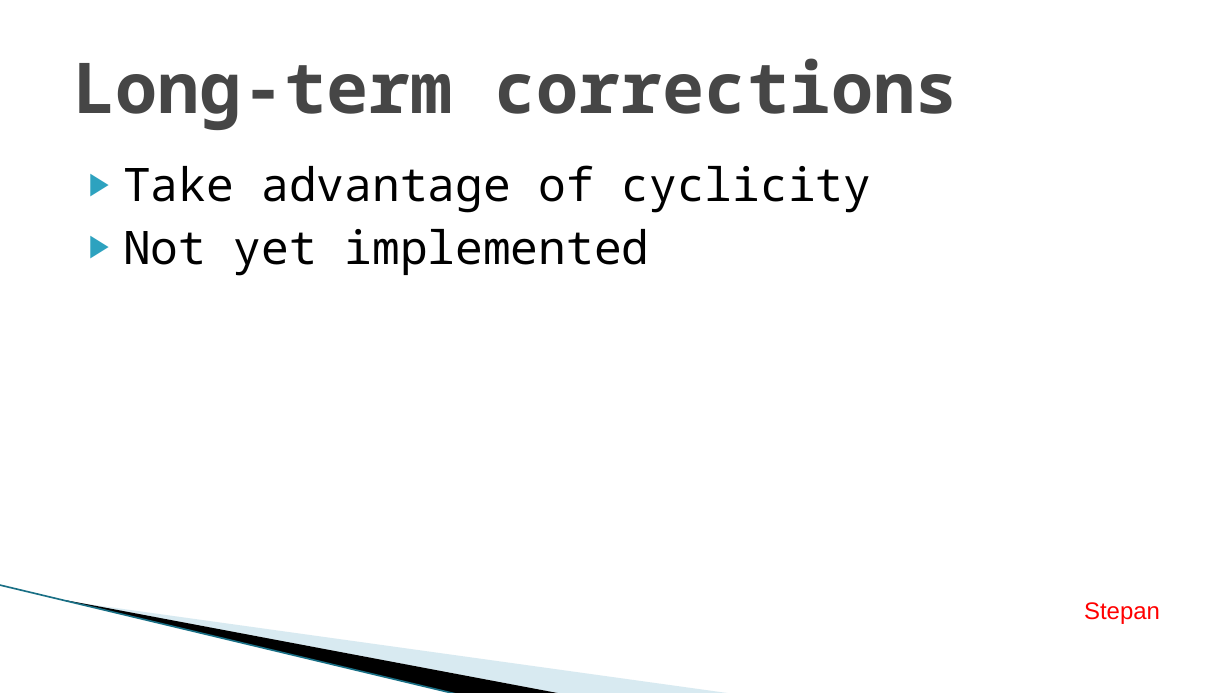
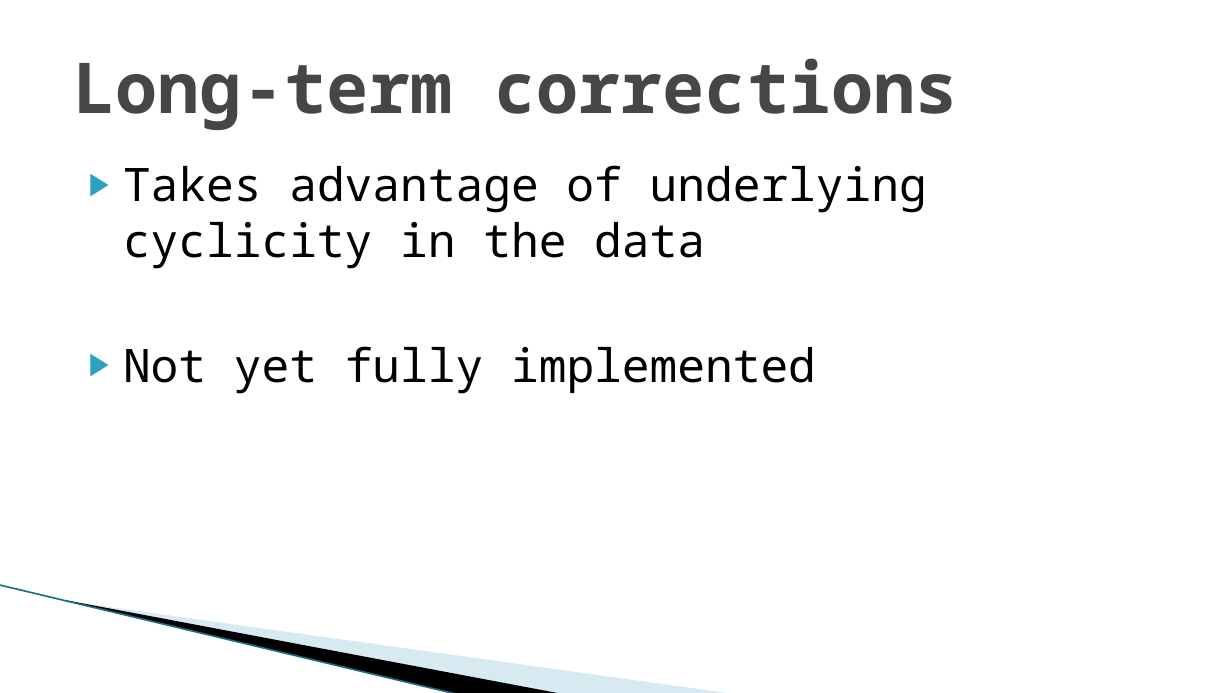
Before and after one commit to macejova/Ecox-seminar-project, a slide deck: slide 14 of prez/Macejovsky_Pardubicky_prez.pptx. Drawn at 1232x693 pixels with LibreOffice and Linux fonts; fonts in the diff are those of the drawing; background and template pictures are left out. Boxes give left, top, right and bottom in pixels: in the first picture for what was removed or moved away, otherwise in the second. Text is boxed around its words. In the diff, an @@ line names an element or a change of style, - is before the commit and + after.

```diff
--- a/prez/Macejovsky_Pardubicky_prez.pptx
+++ b/prez/Macejovsky_Pardubicky_prez.pptx
@@ text at [123,165,927,394]: text changed @@
-▶ Take advantage of cyclicity
-▶ Not yet implemented
+▶ Takes advantage of underlying cyclicity in the data
+▶ Not yet fully implemented
@@ text removed at [1084,602,1160,624] @@
-Stepan
```
Also in this commit, not shown: 5 other slides changed.
